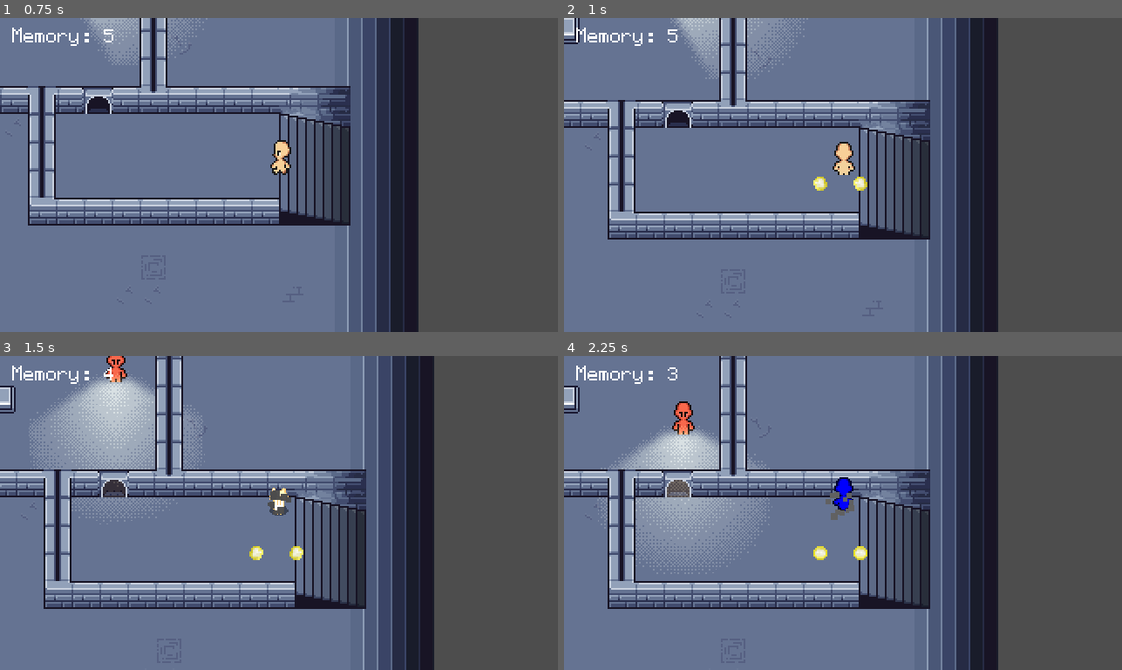
Above: before the commit, frames 1-4 (two rows, left to right).
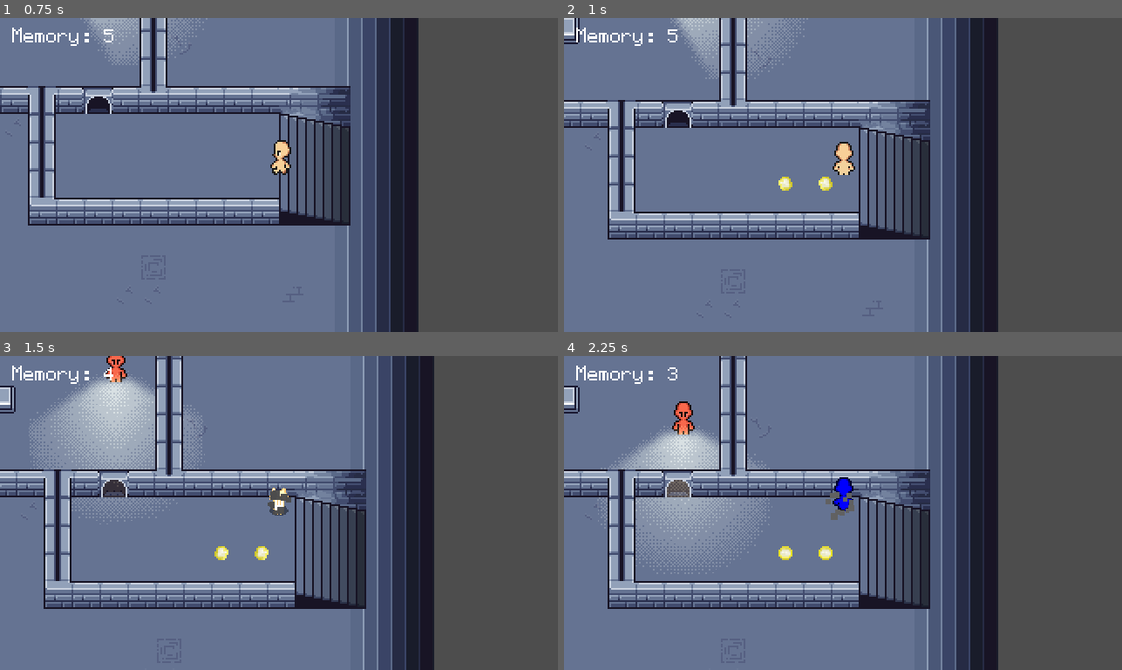
Above: after the commit, the same moments.

Repository: FastEverLast/testgame
Game: Godot game, scene res://scenes/levels/level1.tscn
Two runs of this game, one before a commit and one after it. Both use one fixed random seed, a clock stepped at 60 frames per second and the inputs below. This scene is started directly instead of the project's main scene.
Inputs (mouse positions are in pixels of both pictures, inside the frame that each line leads up to):
- Up to frame 1 (0.75 s): move the mouse to (306, 175) at 0.52 s; hold W (move_up) from 0.53 s (still down); hold 1 (form_base) from 0.53 s (still down)
- Up to frame 2 (1 s): keep holding W (move_up); keep holding 1 (form_base)
- Up to frame 3 (1.5 s): keep holding W (move_up); move the mouse to (251, 513) at 1.27 s; release 1 (form_base) at 1.28 s; tap 3 (form_cat) at 1.35 s
- Up to frame 4 (2.25 s): keep holding W (move_up); move the mouse to (854, 506) at 2.02 s; hold 2 (form_guard) from 2.03 s (still down)

Frame 1 is identical in both runs. In frame 2, 0.3% of the frame differs, in the area x 38-55%, y 50-55%; in frame 3, 0.3%; in frame 4, 0.3%, in the area x 38-55%, y 60-65%.

Commit message:
Fragments fixed (finally)

Diff:
--- a/scenes/levels/exit_level/exit_level.gd
+++ b/scenes/levels/exit_level/exit_level.gd
@@ -10,6 +10,8 @@
 var walk_time := 0.9
 var _fragment := preload("res://scenes/resources/interactables/fragment/fragment.tscn")
 var _used := false
+
+const extra := 20.0
 
 func _on_body_entered(body):
 	if next_level == "":
@@ -27,18 +29,18 @@
 					for i in range(1, 5):
 						var new_fragment = _fragment.instantiate()
 						if direction_in == Vector2.LEFT:
-							new_fragment.position = global_position - Vector2((i*23), 0)
+							new_fragment.position = global_position - Vector2((i*23), 0) - Vector2(extra, 0)
 						elif direction_in == Vector2.RIGHT:
-							new_fragment.position = global_position + Vector2((i*23), 0)
+							new_fragment.position = global_position + Vector2((i*23), 0) + Vector2(extra, 0)
 						add_sibling(new_fragment)
 				else:
 					GameState.memory_at_level_start += 2
 					for i in range(1, 3):
 						var new_fragment = _fragment.instantiate()
 						if direction_in == Vector2.LEFT:
-							new_fragment.position = global_position - Vector2((i*23), 0)
+							new_fragment.position = global_position - Vector2((i*23), 0) - Vector2(extra, 0)
 						elif direction_in == Vector2.RIGHT:
-							new_fragment.position = global_position + Vector2((i*23), 0)
+							new_fragment.position = global_position + Vector2((i*23), 0) + Vector2(extra, 0)
 						add_sibling(new_fragment)
 
 			_used = true
Not shown, changed: assets/sprites/controlpanel/controlpanel.png.import
